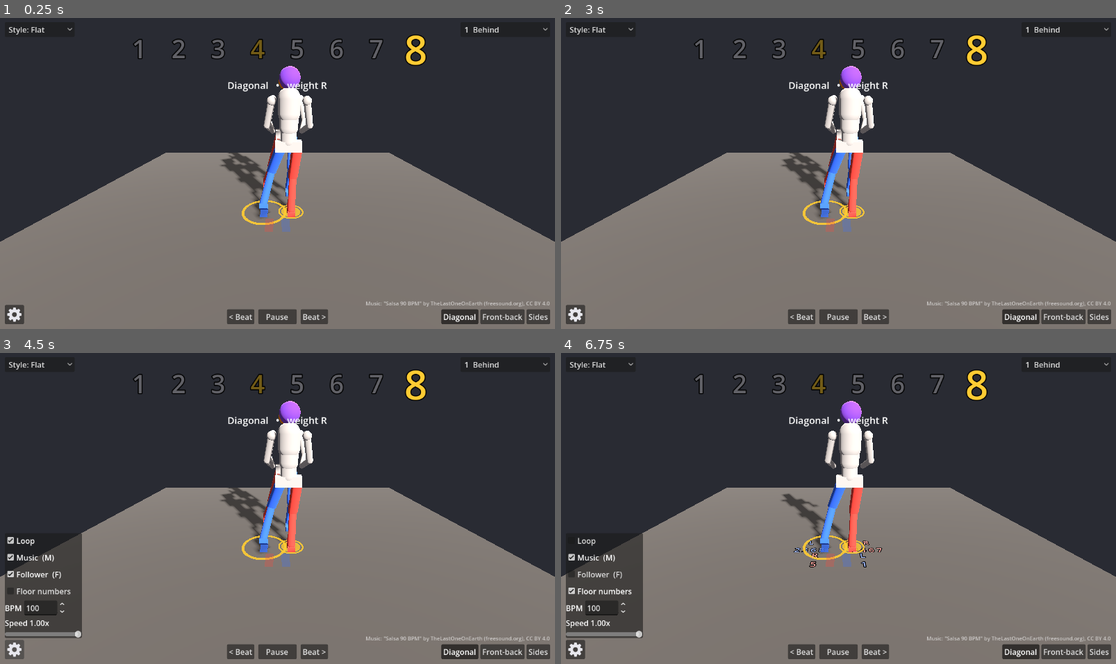
Above: before the commit, frames 1-4 (two rows, left to right).
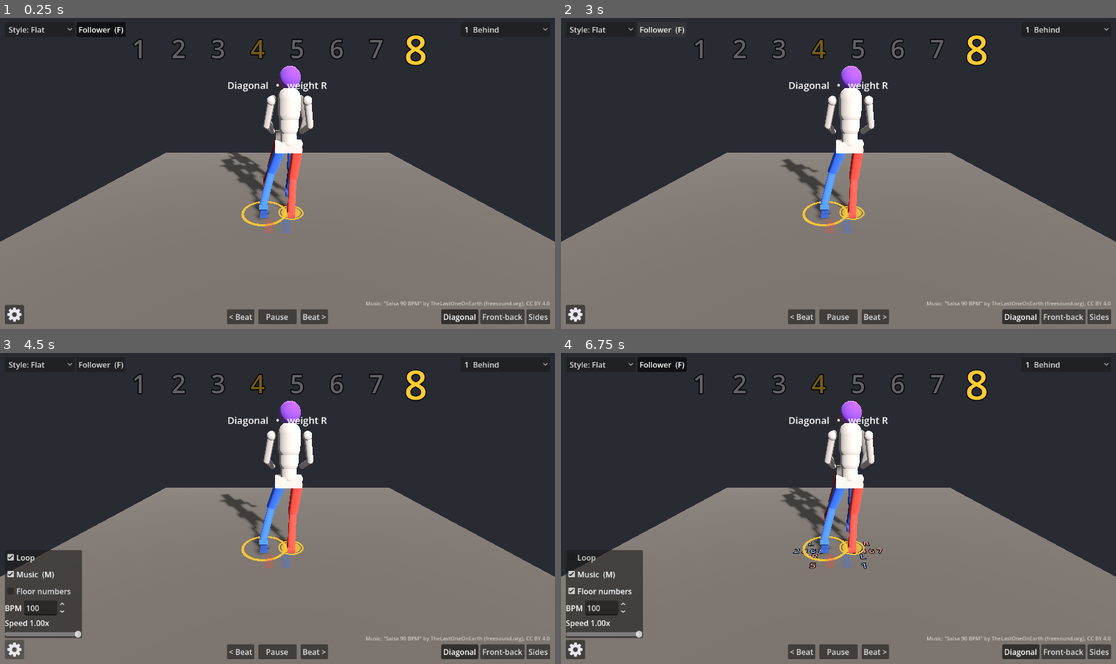
Above: after the commit, the same moments.

Repository: MarAvFe/ensenalsa
Game: Godot game, scene res://scenes/main.tscn
Same seed, same stepped clock (60 frames per second), same inputs: the game is played once before the commit and once after it.
Inputs (mouse positions are in pixels of both pictures, inside the frame that each line leads up to):
- Up to frame 1 (0.25 s): no input
- Up to frame 2 (3 s): click "1 Behind" at 0.5 s; click "Style: Flat" at 1.25 s; click "< Beat" at 2 s; click (660, 30) at 2.75 s, where only the run after the commit has a clickable "Follower (F)"
- Up to frame 3 (4.5 s): click "Beat >" at 3.5 s; click (16, 648) at 4.25 s
- Up to frame 4 (6.75 s): click "Loop" at 5 s; click "Follower (F)" at 5.75 s; click "Floor numbers" at 6.5 s

The runs differ from the first frame. In frame 1, 0.9% of the frame differs, in the area x 13-57%, y 1-70%; in frame 2, 0.8%; in frame 3, 1.2%; in frame 4, 1.7%, in the area x 1-58%, y 1-73%.
Error before the commit: Invalid access to property or key 'yaw' on a base object of type 'Dictionary'. (res://scripts/main.gd:122)
Error after the commit: Invalid access to property or key 'yaw' on a base object of type 'Dictionary'. (res://scripts/main.gd:125)

Commit message:
Follower: per-basic mirror mode (both step back on diagonal), dimmer, visible toggle; cameras centre on the couple
Co-Authored-By: Claude Opus 5.5 <noreply@anthropic.com>

Diff:
--- a/data/routine.json
+++ b/data/routine.json
@@ -23,6 +23,7 @@
   },
   "start_basic": "diagonal_basic",
   "start_style": "flat",
+  "follower": {"diagonal_basic": "mirror", "inline_basic": "opposite", "side_basic": "opposite"},
   "styles": {
     "flat":    {"label": "Flat",    "release_hands": 0.0, "hip_twist": 0.0, "arm_forward": 0.0,  "arm_out": 0.12, "elbow": 0.35, "forearm_in": 0.0},
     "natural": {"label": "Natural", "release_hands": 1.0, "hip_twist": 1.6, "arm_forward": 0.25, "arm_out": 0.15, "elbow": 2.25, "forearm_in": 0.7}
--- a/scripts/choreo.gd
+++ b/scripts/choreo.gd
@@ -7,6 +7,7 @@
 
 var p: Dictionary # params from the data file
 var basics := {} # name -> 8 states {count, basic, weight, action:{L,R}, feet:{L:Vector3,R:Vector3}}
+var follower := {} # name -> the follower's 8 states, derived from the leader's (see _follow)
 var labels: Dictionary # name -> button label
 var start_basic: String
 var styles: Dictionary # name -> {label, hip_twist, arm_forward, arm_out, elbow}
@@ -41,6 +42,21 @@
 				"action": actions, "feet": feet.duplicate(), "pitch": pitch.duplicate(),
 				"free": {"L": 1.0 if "L" in free_hands else 0.0, "R": 1.0 if "R" in free_hands else 0.0}})
 		basics[basic_name] = states
+		follower[basic_name] = states.map(_follow.bind(data.follower[basic_name]))
+
+
+## The follower's state for a leader state: sides swapped and x flipped in her own frame.
+## "mirror": face-to-face mirror, z kept (he steps back, she steps back).
+## "opposite": z flipped too (he steps forward, she steps back), so the couple moves together.
+static func _follow(st: Dictionary, mode: String) -> Dictionary:
+	var zs := 1.0 if mode == "mirror" else -1.0
+	var flip := func(v: Vector3) -> Vector3: return Vector3(-v.x, v.y, v.z * zs)
+	var f := st.duplicate()
+	f.feet = {"L": flip.call(st.feet.R), "R": flip.call(st.feet.L)}
+	f.pitch = {"L": st.pitch.R, "R": st.pitch.L}
+	f.action = {"L": st.action.R, "R": st.action.L}
+	f.weight = "R" if st.weight == "L" else "L"
+	return f # `free` stays keyed by the leader's hand of each held pair
 
 
 ## Dancer-frame foot position (x, lift, z).
@@ -93,12 +109,14 @@
 ## Square timing: the key event of every count lands exactly on its beat, the weight change
 ## always takes the last `weight_phase` of the beat, and moves that must wait for the weight
 ## to leave a foot (releases) play out in the first `release_phase` of the next beat.
-func sample(t: float, prev: String, cur: String, next: String) -> Dictionary:
+## `as_follower` samples the follower's states instead of the leader's.
+func sample(t: float, prev: String, cur: String, next: String, as_follower := false) -> Dictionary:
+	var src := follower if as_follower else basics
 	var i := int(floor(t))
 	var s := t - i
-	var z: Dictionary = basics[prev][7] if i == 0 else basics[cur][i - 1]
-	var a: Dictionary = basics[cur][i]
-	var b: Dictionary = basics[next][0] if i == 7 else basics[cur][i + 1]
+	var z: Dictionary = src[prev][7] if i == 0 else src[cur][i - 1]
+	var a: Dictionary = src[cur][i]
+	var b: Dictionary = src[next][0] if i == 7 else src[cur][i + 1]
 	var out := {"feet": a.feet.duplicate(), "pitch": a.pitch.duplicate(),
 		"w_r": 1.0 if a.weight == "R" else 0.0, "dip": 0.0, "state": a}
 
@@ -109,18 +127,6 @@
 	# how far R is ahead of L relative to home (metres); a style's hip_twist turns it into hip yaw
 	out.twist = (out.feet.R.z - p.home_R[1]) - (out.feet.L.z - p.home_L[1])
 	return out
-
-
-## The follower's pose: the leader's mirrored (sides swapped, x and z flipped in her own frame),
-## which in the world is the same movement, so the couple keeps its distance.
-static func mirror(pose: Dictionary) -> Dictionary:
-	var flip := func(v: Vector3) -> Vector3: return Vector3(-v.x, v.y, -v.z)
-	var m := pose.duplicate()
-	m.feet = {"L": flip.call(pose.feet.R), "R": flip.call(pose.feet.L)}
-	m.pitch = {"L": pose.pitch.R, "R": pose.pitch.L}
-	m.w_r = 1.0 - pose.w_r
-	m.pelvis = flip.call(pose.pelvis)
-	return m # twist is unchanged: R-ahead-of-L flips twice
 
 
 ## Pelvis over the weight, measured on the home stance. On a break step (weighted foot away
--- a/scripts/dancer.gd
+++ b/scripts/dancer.gd
@@ -18,6 +18,7 @@
 const FOREARM := 0.27
 
 @export var head_color := Color(0.55, 0.3, 0.8) # leader purple; the follower sets orange
+@export var dim := 0.0 # darkens every colour (the follower is dimmer so the leader reads first)
 
 var pelvis: Node3D
 var legs := {} # "L"/"R" -> {hip, knee, ankle}
@@ -166,7 +167,7 @@
 
 func _mat(c: Color) -> StandardMaterial3D:
 	var m := StandardMaterial3D.new()
-	m.albedo_color = c
+	m.albedo_color = c.darkened(dim)
 	return m
 
 
--- a/scripts/main.gd
+++ b/scripts/main.gd
@@ -33,6 +33,7 @@
 var style: String # target style; `look` eases toward it so switching never snaps
 var look := {}
 var follower: Node3D
+var rig := Node3D.new() # cameras that frame the couple: centred between them when the follower dances
 var stretch := AudioEffectPitchShift.new()
 var next_seek_ms := 0
 var tick := AudioStreamPlayer.new() # counts are clicked when the music is off
@@ -50,6 +51,7 @@
 	for k in ch.styles[style]:
 		if k != "label":
 			look[k] = ch.styles[style][k]
+	add_child(rig)
 	# [eye, look-at] per entry in CAM_NAMES. Dancer stands at the origin facing -Z, right = +X.
 	var r30 := Basis(Vector3.UP, deg_to_rad(30)) # orbit 30° toward the dancer's right
 	for v in [[Vector3(0, 1.5, 2.3), Vector3(0, 0.55, -0.1)], [Vector3(0, 1.5, -2.4), Vector3(0, 0.6, 0)],
@@ -61,7 +63,7 @@
 			cam.cull_mask = 1 # feet cam skips the upper body (layer 2)
 		if cams.size() == 3:
 			cam.fov = 38 # side close-up from far enough to keep wide steps in frame
-		add_child(cam)
+		(self if cams.size() == 2 else rig).add_child(cam) # the head-down cam stays the leader's view
 		cam.look_at_from_position(v[0], v[1])
 		cams.append(cam)
 	_build_ui()
@@ -81,6 +83,7 @@
 	follower = Dancer.new()
 	follower.name = "Follower"
 	follower.head_color = Color(1.0, 0.55, 0.1)
+	follower.dim = 0.35
 	follower.position = Vector3(0, 0, -ch.p.partner_distance) # in front of the leader, facing him
 	follower.rotation.y = PI
 	add_child(follower)
@@ -122,9 +125,13 @@
 		look[k] = lerpf(look[k], ch.styles[style][k], 1.0 - exp(-dt * 6.0))
 	look.yaw = look.hip_twist * pose.twist
 	dancer.apply(pose.feet, pose.pitch, pose.pelvis, ch.p.pelvis_height, pose.dip, look)
+	var centre: float = -ch.p.partner_distance / 2.0 if follower.visible else 0.0
+	rig.position.z = lerpf(rig.position.z, centre, 1.0 - exp(-dt * 4.0))
 	if follower.visible:
-		var m := Choreo.mirror(pose)
-		follower.apply(m.feet, m.pitch, m.pelvis, ch.p.pelvis_height, m.dip, look)
+		var m := ch.sample(t, prev_basic, cur_basic, queued, true)
+		var look_f := look.duplicate()
+		look_f.yaw = look.hip_twist * m.twist
+		follower.apply(m.feet, m.pitch, m.pelvis, ch.p.pelvis_height, m.dip, look_f)
 		for side in ["L", "R"]: # leader's hand `side` holds the follower's opposite hand
 			var other := "R" if side == "L" else "L"
 			var at: Vector3 = Dancer.hold_point(dancer.arms[side].upper.global_position,
@@ -332,7 +339,13 @@
 			style_box.select(style_box.item_count - 1)
 	style_box.focus_mode = Control.FOCUS_NONE
 	style_box.item_selected.connect(func(k): style = ch.styles.keys()[k])
-	_corner(layer, style_box, Control.PRESET_TOP_LEFT)
+	var top_left := HBoxContainer.new()
+	top_left.add_child(style_box)
+	ui.follower = _button(top_left, "Follower  (F)", func(): pass)
+	ui.follower.toggle_mode = true
+	ui.follower.button_pressed = true
+	ui.follower.toggled.connect(func(on): follower.visible = on)
+	_corner(layer, top_left, Control.PRESET_TOP_LEFT)
 
 	# bottom centre: transport
 	var transport := HBoxContainer.new()
@@ -353,7 +366,6 @@
 	var loop := _check(opts, "Loop", looping, func(on): looping = on)
 	loop.tooltip_text = "Off: stop on count 8"
 	ui.music = _check(opts, "Music  (M)", music_on, func(on): music_on = on)
-	ui.follower = _check(opts, "Follower  (F)", true, func(on): follower.visible = on)
 	_check(opts, "Floor numbers", floor_numbers, func(on):
 		floor_numbers = on
 		for pr in prints.values():
--- a/tests/test_choreo.gd
+++ b/tests/test_choreo.gd
@@ -1,15 +1,16 @@
 extends SceneTree
 ## Run: godot --headless --path . -s res://tests/test_choreo.gd
-## Checks over a sequence covering every basic-to-basic switch: the weight-bearing foot never slides, every IK target
-## is reachable (no knee pop), nothing jumps between samples (no teleporting), and timing is
-## square: every weight change happens inside the last `weight_phase` of its beat, landing on it.
-## Reach and square shoulders are checked in every style (hip twist moves the hips); taps land on the toe tip; held hands meet.
+## Checks over a sequence covering every basic-to-basic switch, for the leader and the follower:
+## the weight-bearing foot never slides, every IK target is reachable (no knee pop), nothing jumps
+## between samples (no teleporting), and timing is square: every weight change happens inside the
+## last `weight_phase` of its beat, landing on it. Reach and square shoulders are checked in every
+## style (hip twist moves the hips); taps land on the toe tip; held hands meet.
 
 func _initialize() -> void:
 	var ch = load("res://scripts/choreo.gd").new("res://data/routine.json")
-	var d: Node3D = load("res://scripts/dancer.gd").new()
-	root.add_child(d)
-	var fol: Node3D = load("res://scripts/dancer.gd").new() # follower, placed as in main.gd
+	var lead: Node3D = load("res://scripts/dancer.gd").new()
+	root.add_child(lead)
+	var fol: Node3D = load("res://scripts/dancer.gd").new() # placed as in main.gd
 	fol.position = Vector3(0, 0, -ch.p.partner_distance)
 	fol.rotation.y = PI
 	root.add_child(fol)
@@ -19,79 +20,87 @@
 	var S := "side_basic"
 	var seq := [D, D, I, I, S, S, I, D, S] # cycle containing all 9 ordered switch pairs
 	var beats := seq.size() * 8
-	var at := func(T: float) -> Dictionary: # pose at global beat T, wrapping over seq
+	var at := func(T: float, as_follower := false) -> Dictionary: # pose at global beat T, wrapping over seq
 		T = fposmod(T, beats)
 		var k := int(T / 8)
-		return ch.sample(fmod(T, 8.0), seq[(k + seq.size() - 1) % seq.size()], seq[k], seq[(k + 1) % seq.size()])
+		return ch.sample(fmod(T, 8.0), seq[(k + seq.size() - 1) % seq.size()], seq[k], seq[(k + 1) % seq.size()], as_follower)
 	var fails := 0
-	var n := 14000
-	var prev = null
-	for k in n + 1:
-		var t := float(k) / n * beats - 1.0
-		var pose: Dictionary = at.call(t)
-		for st in ch.styles.values():
-			d.apply(pose.feet, pose.pitch, pose.pelvis, ch.p.pelvis_height, pose.dip, {"yaw": st.hip_twist * pose.twist})
+
+	for as_follower in [false, true]:
+		var d: Node3D = fol if as_follower else lead
+		var who := "follower" if as_follower else "leader"
+		var n := 14000
+		var prev = null
+		for k in n + 1:
+			var t := float(k) / n * beats - 1.0
+			var pose: Dictionary = at.call(t, as_follower)
+			for st in ch.styles.values():
+				d.apply(pose.feet, pose.pitch, pose.pelvis, ch.p.pelvis_height, pose.dip, {"yaw": st.hip_twist * pose.twist})
+				for side in ["L", "R"]:
+					var leg: Dictionary = d.legs[side]
+					var f: Vector3 = pose.feet[side]
+					var target: Vector3 = d.global_transform * Vector3(f.x, d.ANKLE_H + f.y, -f.z)
+					if leg.hip.global_position.distance_to(target) > d.THIGH + d.SHIN - 0.002:
+						fails += 1
+						printerr("FAIL %s unreachable %s t=%.3f %s" % [who, side, t, st.label])
+				if d.spine[2].global_basis.z.dot(d.global_basis.z) < 0.9999: # shoulders always face front
+					fails += 1
+					printerr("FAIL %s shoulders turned t=%.3f %s" % [who, t, st.label])
 			for side in ["L", "R"]:
-				var leg: Dictionary = d.legs[side]
 				var f: Vector3 = pose.feet[side]
-				var target: Vector3 = d.global_transform * Vector3(f.x, d.ANKLE_H + f.y, -f.z)
-				if leg.hip.global_position.distance_to(target) > d.THIGH + d.SHIN - 0.002:
+				if prev != null:
+					var share: float = pose.w_r if side == "R" else 1.0 - pose.w_r
+					var prev_share: float = prev.w_r if side == "R" else 1.0 - prev.w_r
+					var moved: float = f.distance_to(prev.feet[side])
+					if share > 0.5 and prev_share > 0.5 and moved > 1e-6:
+						fails += 1
+						printerr("FAIL %s weighted %s slid %.4f at t=%.3f" % [who, side, moved, t])
+					if moved > 0.03:
+						fails += 1
+						printerr("FAIL %s %s jumped %.3f at t=%.3f" % [who, side, moved, t])
+			prev = pose
+
+		for i in beats:
+			var st: Dictionary = at.call(float(i), as_follower).state
+			var now: float = at.call(float(i), as_follower).w_r
+			var want := 1.0 if st.weight == "R" else 0.0
+			var before: float = at.call(i - ch.p.weight_phase - 0.01, as_follower).w_r
+			var changes: bool = st.weight != at.call(i - 1.0, as_follower).state.weight
+			if absf(now - want) > 1e-4 or (changes and absf(before - now) < 0.99):
+				fails += 1
+				printerr("FAIL %s beat %d: weight not landing on the beat (before=%.2f now=%.2f)" % [who, i, before, now])
+			for side in ["L", "R"]:
+				if st.action[side] != "tap":
+					continue
+				# the tap lands on the toe tip, heel up: on the beat, or when it is a release
+				# (the foot only just gave up its weight) at the end of the release window
+				var on_toe := false
+				for when in [float(i), i + ch.p.release_phase]:
+					var pose: Dictionary = at.call(when, as_follower)
+					d.apply(pose.feet, pose.pitch, pose.pelvis, ch.p.pelvis_height, pose.dip)
+					var foot: Node3D = d.legs[side].ankle
+					var toe: float = (foot.global_transform * Vector3(0, -d.ANKLE_H, -d.FOOT_TOE)).y
+					var heel: float = (foot.global_transform * Vector3(0, -d.ANKLE_H, d.FOOT_HEEL)).y
+					on_toe = on_toe or (absf(toe) < 0.003 and heel > 0.05)
+				if not on_toe:
 					fails += 1
-					printerr("FAIL unreachable %s t=%.3f %s" % [side, t, st.label])
-			if d.spine[2].global_basis.z.dot(Vector3.BACK) < 0.9999: # shoulders always face front
-				fails += 1
-				printerr("FAIL shoulders turned t=%.3f %s" % [t, st.label])
-		for side in ["L", "R"]:
-			var f: Vector3 = pose.feet[side]
-			if prev != null:
-				var share: float = pose.w_r if side == "R" else 1.0 - pose.w_r
-				var prev_share: float = prev.w_r if side == "R" else 1.0 - prev.w_r
-				var moved: float = f.distance_to(prev.feet[side])
-				if share > 0.5 and prev_share > 0.5 and moved > 1e-6:
-					fails += 1
-					printerr("FAIL weighted %s slid %.4f at t=%.3f" % [side, moved, t])
-				if moved > 0.03:
-					fails += 1
-					printerr("FAIL %s jumped %.3f at t=%.3f" % [side, moved, t])
-		prev = pose
+					printerr("FAIL %s beat %d: %s tap not on the toe" % [who, i, side])
+
+	# held hands meet on the hold point at every beat (Flat: always held)
 	for i in beats:
-		var st: Dictionary = at.call(float(i)).state
-		var now: float = at.call(float(i)).w_r
-		var want := 1.0 if st.weight == "R" else 0.0
-		var before: float = at.call(i - ch.p.weight_phase - 0.01).w_r
-		var changes: bool = st.weight != at.call(i - 1.0).state.weight
-		var hp: Dictionary = at.call(float(i)) # held hands meet on the hold point (Flat: always held)
-		var mp: Dictionary = ch.mirror(hp)
-		d.apply(hp.feet, hp.pitch, hp.pelvis, ch.p.pelvis_height, hp.dip)
-		fol.apply(mp.feet, mp.pitch, mp.pelvis, ch.p.pelvis_height, mp.dip)
+		var lp: Dictionary = at.call(float(i))
+		var fp: Dictionary = at.call(float(i), true)
+		lead.apply(lp.feet, lp.pitch, lp.pelvis, ch.p.pelvis_height, lp.dip)
+		fol.apply(fp.feet, fp.pitch, fp.pelvis, ch.p.pelvis_height, fp.dip)
 		for side in ["L", "R"]:
 			var other := "R" if side == "L" else "L"
-			var target: Vector3 = d.hold_point(d.arms[side].upper.global_position, fol.arms[other].upper.global_position, ch.p.hold_drop)
-			d.hold(side, target, 1.0)
+			var target: Vector3 = lead.hold_point(lead.arms[side].upper.global_position, fol.arms[other].upper.global_position, ch.p.hold_drop)
+			lead.hold(side, target, 1.0)
 			fol.hold(other, target, 1.0)
-			for who in [[d, side], [fol, other]]:
-				var hand: Vector3 = who[0].arms[who[1]].fore.global_transform * Vector3(0, -d.FOREARM, 0)
+			for pair in [[lead, side], [fol, other]]:
+				var hand: Vector3 = pair[0].arms[pair[1]].fore.global_transform * Vector3(0, -lead.FOREARM, 0)
 				if hand.distance_to(target) > 0.01:
 					fails += 1
-					printerr("FAIL beat %d: hand %s misses the hold by %.3f" % [i, who[1], hand.distance_to(target)])
-		for side in ["L", "R"]:
-			if st.action[side] != "tap":
-				continue
-			# the tap lands on the toe tip, heel up: on the beat, or when it is a release
-			# (the foot only just gave up its weight) at the end of the release window
-			var on_toe := false
-			for when in [float(i), i + ch.p.release_phase]:
-				var pose: Dictionary = at.call(when)
-				d.apply(pose.feet, pose.pitch, pose.pelvis, ch.p.pelvis_height, pose.dip)
-				var foot: Node3D = d.legs[side].ankle
-				var toe: float = (foot.global_transform * Vector3(0, -d.ANKLE_H, -d.FOOT_TOE)).y
-				var heel: float = (foot.global_transform * Vector3(0, -d.ANKLE_H, d.FOOT_HEEL)).y
-				on_toe = on_toe or (absf(toe) < 0.003 and heel > 0.05)
-			if not on_toe:
-				fails += 1
-				printerr("FAIL beat %d: %s tap not on the toe" % [i, side])
-		if absf(now - want) > 1e-4 or (changes and absf(before - now) < 0.99):
-			fails += 1
-			printerr("FAIL beat %d: weight not landing on the beat (before=%.2f now=%.2f)" % [i, before, now])
-	print("Choreo test (%d beats): %s" % [beats, "PASS" if fails == 0 else "%d FAILS" % fails])
+					printerr("FAIL beat %d: hand %s misses the hold by %.3f" % [i, pair[1], hand.distance_to(target)])
+	print("Choreo test (%d beats, leader + follower): %s" % [beats, "PASS" if fails == 0 else "%d FAILS" % fails])
 	quit(fails)
Not shown, changed: README.md
